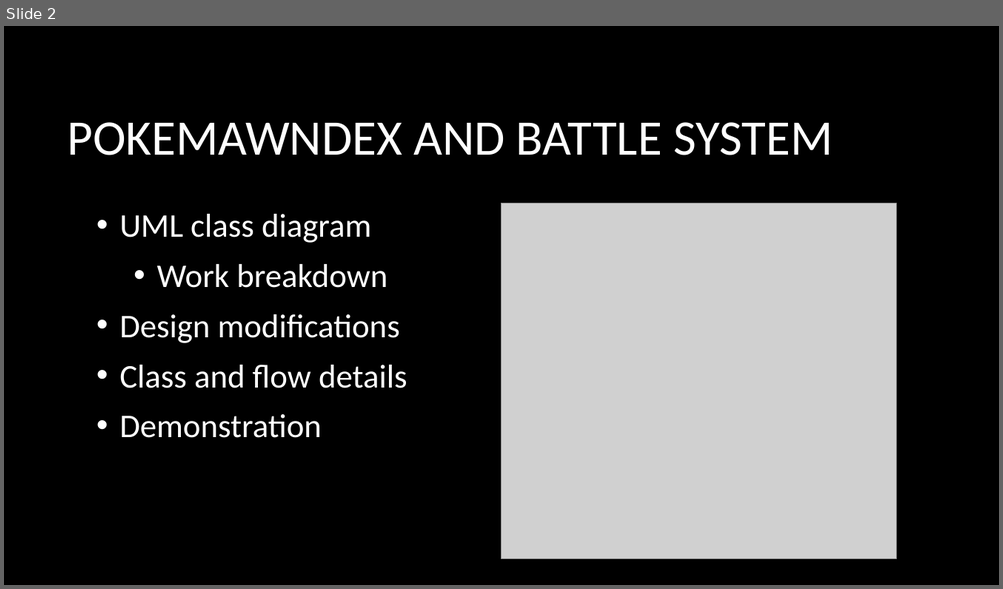
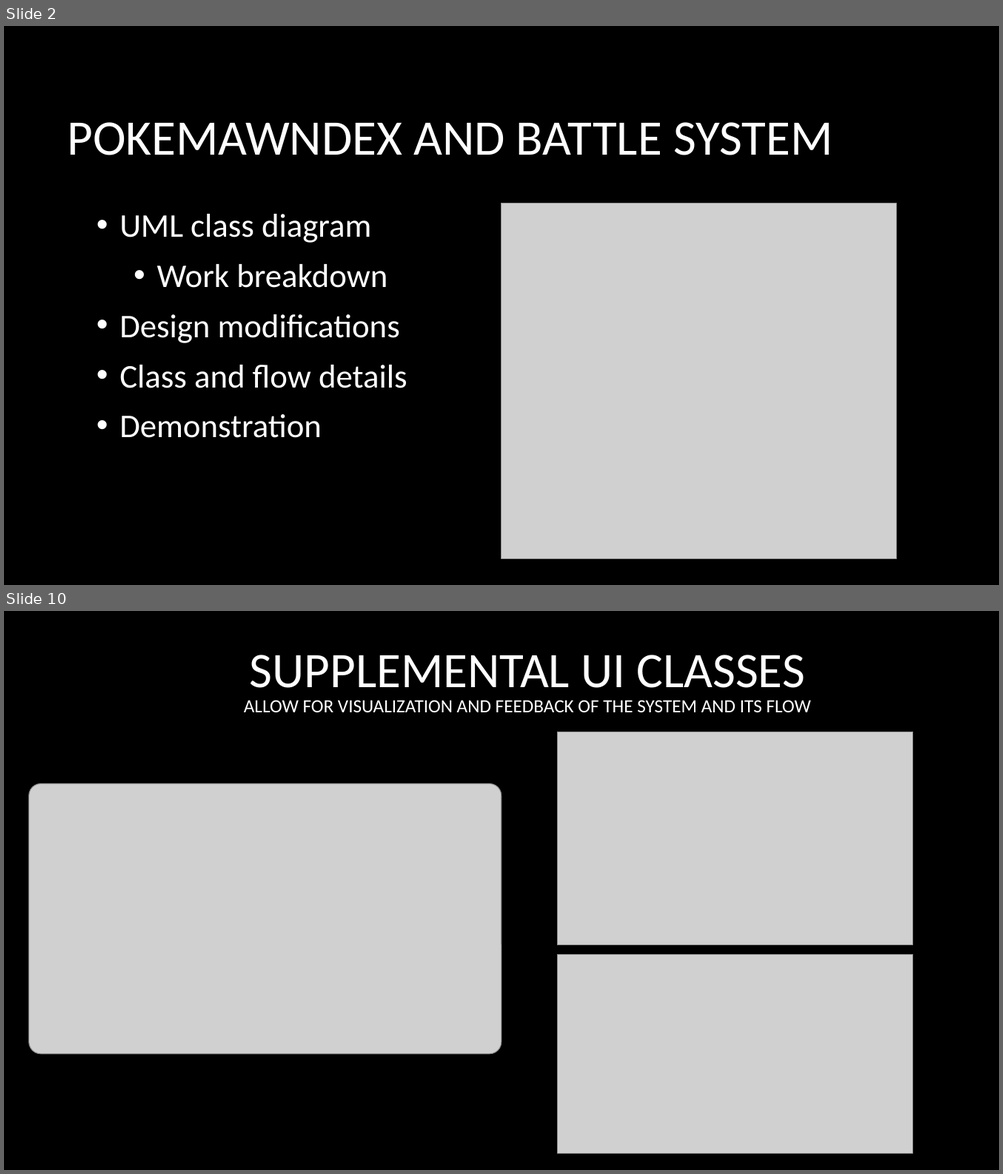
Before and after one commit to Folrig/GAM-53_SystemsFinal, a slide deck: PokemawnFinalPresentation.pptx. Shown one above the other, each under a label of ours: slide 2 before the commit, slides 2 and 10 after it; the slides between them are not shown. The pictures are 1003x589 and 1003x1174 pixels, drawn with LibreOffice and Linux fonts; fonts in the diff are those of the drawing; grey boxes stand for pictures; background and template pictures are left out. Boxes give left, top, right and bottom in pixels: in the first picture for what was removed or moved away, otherwise in the second. Text is boxed around its words. In the diff, an @@ line names an element or a change of style, - is before the commit and + after.

```diff
--- a/PokemawnFinalPresentation.pptx
+++ b/PokemawnFinalPresentation.pptx
@@ slide 10 added at [4,611,999,1170], background picture (left out) @@
@@ title added at [250,655,804,688], 48 pt, text #FFFFFF @@
+SUPPLEMENTAL UI CLASSES
@@ text added at [244,700,811,712], 18 pt, text #FFFFFF @@
+ALLOW FOR VISUALIZATION AND FEEDBACK OF THE SYSTEM AND ITS FLOW
@@ picture added at [557,732,913,945] @@
@@ picture added at [28,784,501,1054] @@
@@ picture added at [557,955,913,1154] @@
```
Also in this commit, not shown: 1 slide changed, 7 other slides added, 12 other files.
